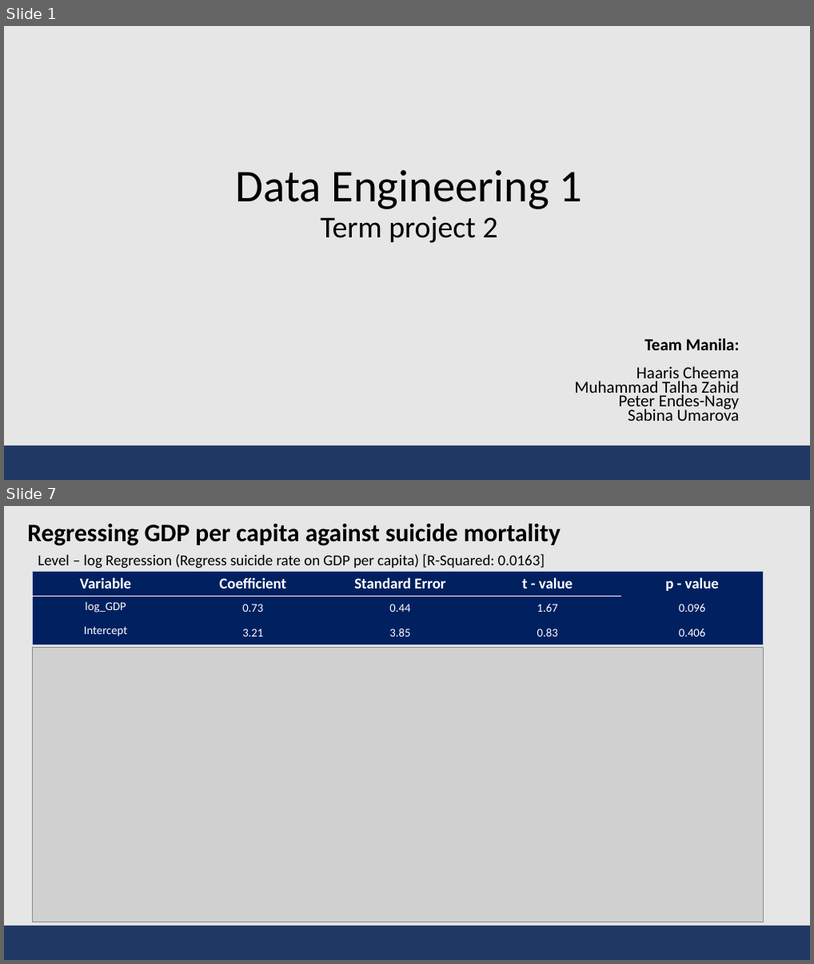
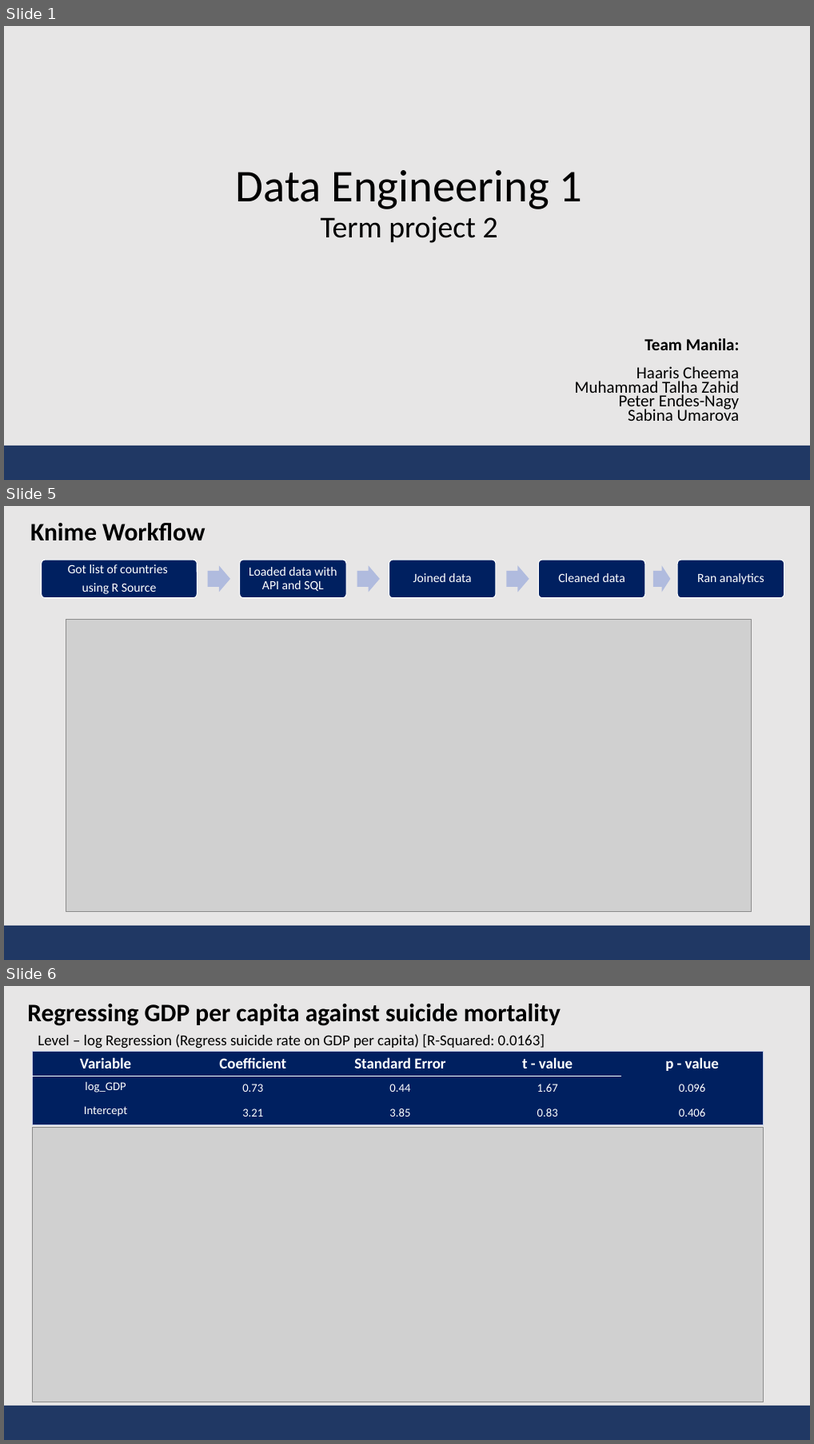
Before and after one commit to bmbln/Team_Manila, a slide deck: DE Term Project/DE_TeamManila_Presentation.pptx. Shown one above the other, each under a label of ours: slides 1 and 7 before the commit, slides 1, 5 and 6 after it; the slides between them are not shown. The pictures are 814x964 and 814x1444 pixels, drawn with LibreOffice and Linux fonts; fonts in the diff are those of the drawing; grey boxes stand for pictures. Boxes give left, top, right and bottom in pixels: in the first picture for what was removed or moved away, otherwise in the second. Text is boxed around its words. In the diff, an @@ line names an element or a change of style, - is before the commit and + after.

```diff
--- a/DE Term Project/DE_TeamManila_Presentation.pptx
+++ b/DE Term Project/DE_TeamManila_Presentation.pptx
@@ slide 5 added at <box>4,506,810,960</box>, background #E7E6E6 @@
@@ title added at <box>30,523,205,541</box>, 30 pt, text #000000, bold @@
+Knime Workflow
@@ group added at <box>42,560,785,598</box>: 5 rounded rectangles, 5 texts, 4 right arrows @@
+Got list of countries
+using R Source
+Loaded data with API and SQL
+Joined data
+Cleaned data
+Ran analytics
@@ picture added at <box>66,619,752,912</box> @@
@@ rectangle added at <box>4,925,810,960</box>, fill #203864 @@
@@ what was slide 7 is now slide 6 @@
```
Also in this commit, not shown: 2 slides changed, 1 other slide added, 3 slides removed.
